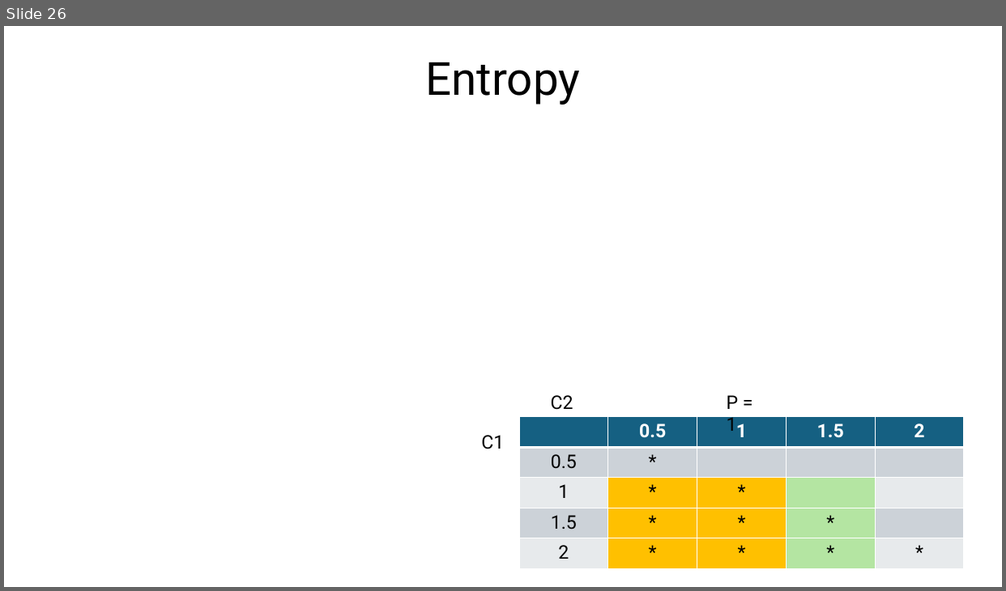
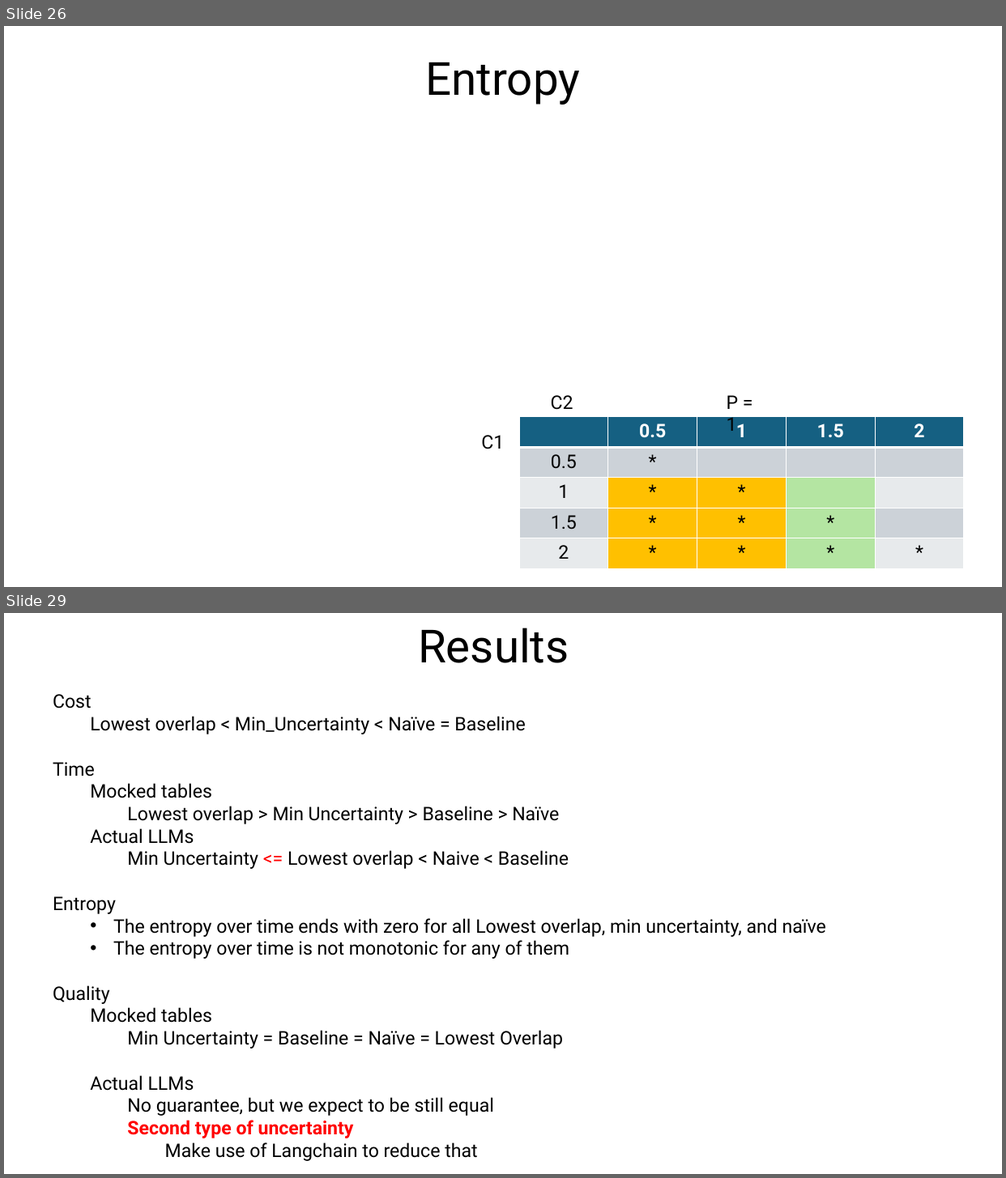
Before and after one commit to sohrabnamazinia/Personalized-Top-K-Set-Queries, a slide deck: rankingwithLLM.pptx. Shown one above the other, each under a label of ours: slide 26 before the commit, slides 26 and 29 after it; the slides between them are not shown. The pictures are 1006x591 and 1006x1178 pixels, drawn with LibreOffice and Linux fonts; fonts in the diff are those of the drawing; grey boxes stand for pictures. Boxes give left, top, right and bottom in pixels: in the first picture for what was removed or moved away, otherwise in the second. Text is boxed around its words. In the diff, an @@ line names an element or a change of style, - is before the commit and + after.

```diff
--- a/rankingwithLLM.pptx
+++ b/rankingwithLLM.pptx
@@ slide 29 added at (x1=4, y1=613, x2=1002, y2=1174), background #FFFFFF @@
@@ title added at (x1=418, y1=628, x2=569, y2=663), 44 pt, text #000000 @@
+Results
@@ text added at (x1=53, y1=694, x2=826, y2=1161), 18 pt, text #000000 @@
+Cost
+  Lowest overlap < Min_Uncertainty < Naïve = Baseline
+Time
+  Mocked tables
+    Lowest overlap > Min Uncertainty > Baseline > Naïve
+  Actual LLMs
+    Min Uncertainty <= Lowest overlap < Naive < Baseline
+Entropy
+  • The entropy over time ends with zero for all Lowest overlap, min uncertainty, and naïve
+  • The entropy over time is not monotonic for any of them
+Quality
+  Mocked tables
+    Min Uncertainty = Baseline = Naïve = Lowest Overlap
+  Actual LLMs
+    No guarantee, but we expect to be still equal
+    Second type of uncertainty
+      Make use of Langchain to reduce that
```
Also in this commit, not shown: 3 other slides added, 1 slide removed, 1 other file.
